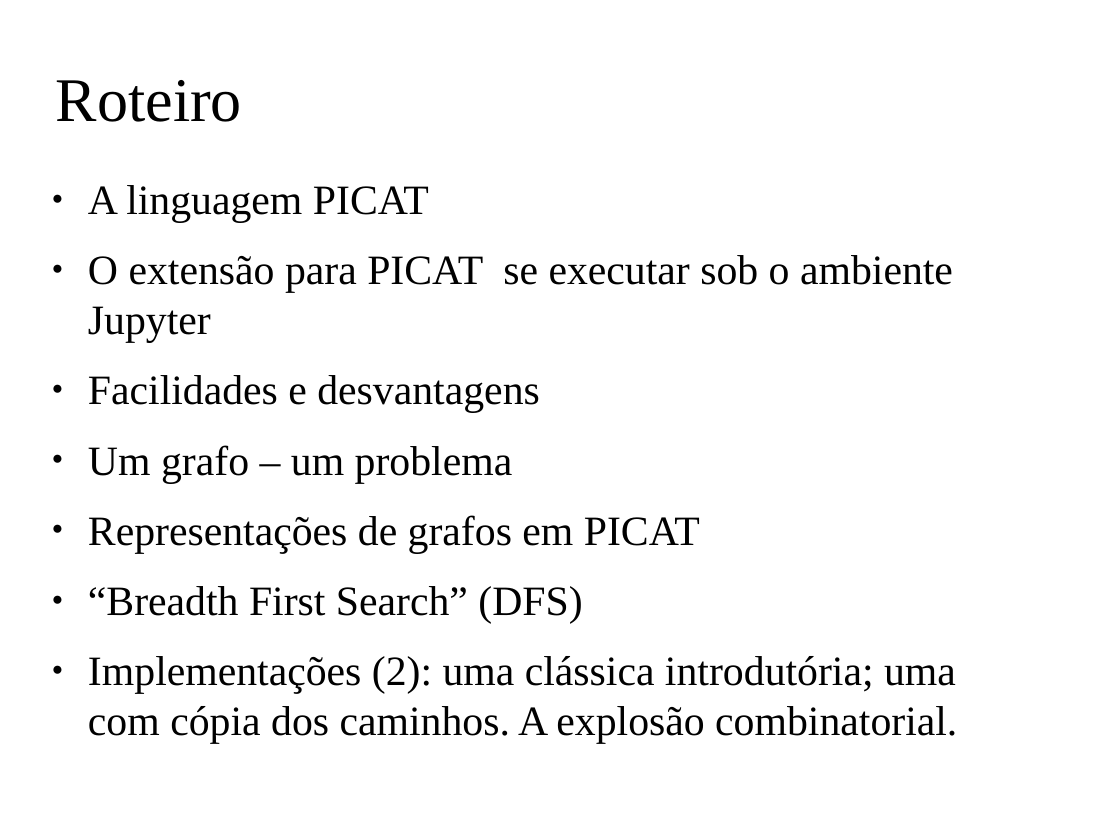
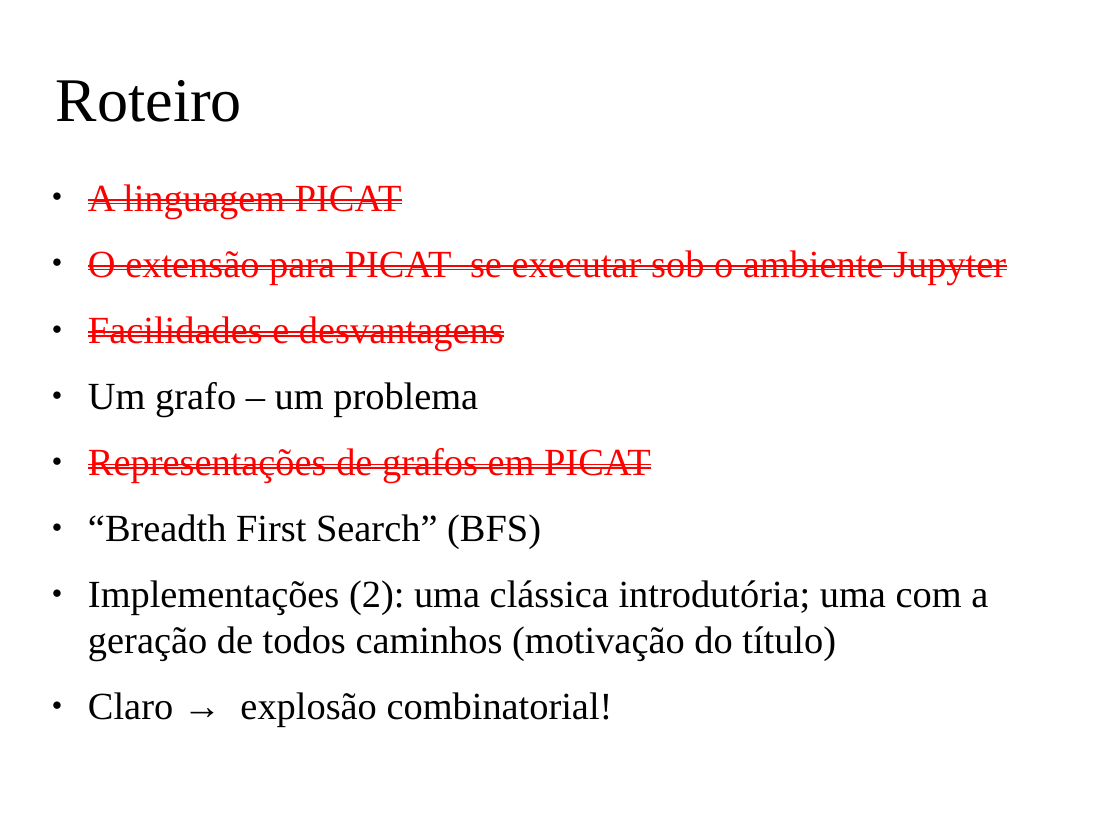
Before and after one commit to claudiosa/CCS, a slide deck: slide 4 of picat/YOUTUBE_BFS_PICAT/slides_bfs.odp. Drawn at 1120x840 pixels with LibreOffice and Linux fonts; fonts in the diff are those of the drawing; background and template pictures are left out. Boxes give left, top, right and bottom in pixels: in the first picture for what was removed or moved away, otherwise in the second. Text is boxed around its words. In the diff, an @@ line names an element or a change of style, - is before the commit and + after.

```diff
--- a/picat/YOUTUBE_BFS_PICAT/slides_bfs.odp
+++ b/picat/YOUTUBE_BFS_PICAT/slides_bfs.odp
@@ text at <box>88,184,1006,483</box>: size 29.6 to 27.2 pt in "A linguagem PICAT", "O extensão para PICAT se executar sob ...", "Facilidades e desvantagens", "Um grafo – um problema" and 1 more places; text colour #000000 to #FF0000, strikethrough on in "A linguagem PICAT", "O extensão para PICAT se executar sob ...", "Facilidades e desvantagens", "Representações de grafos em PICAT" @@
@@ text at <box>88,514,988,662</box>: text changed; size 29.6 to 27.2 pt @@
-● “Breadth First Search” (DFS)
-● Implementações (2): uma clássica introdutória; uma com cópia dos caminhos. A explosão combinatorial.
+● “Breadth First Search” (BFS)
+● Implementações (2): uma clássica introdutória; uma com a geração de todos caminhos (motivação do título)
+● Claro → explosão combinatorial!
```
Also in this commit, not shown: 8 other slides changed, 5 slides added, 1 slide removed, 2 other files.
